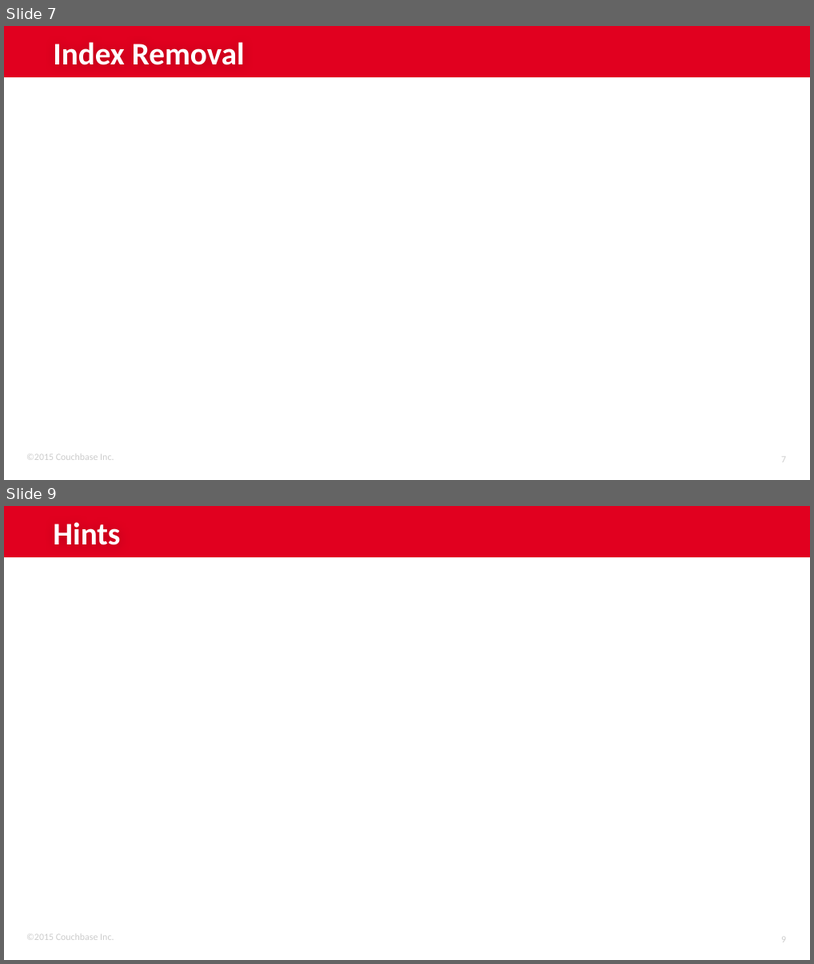
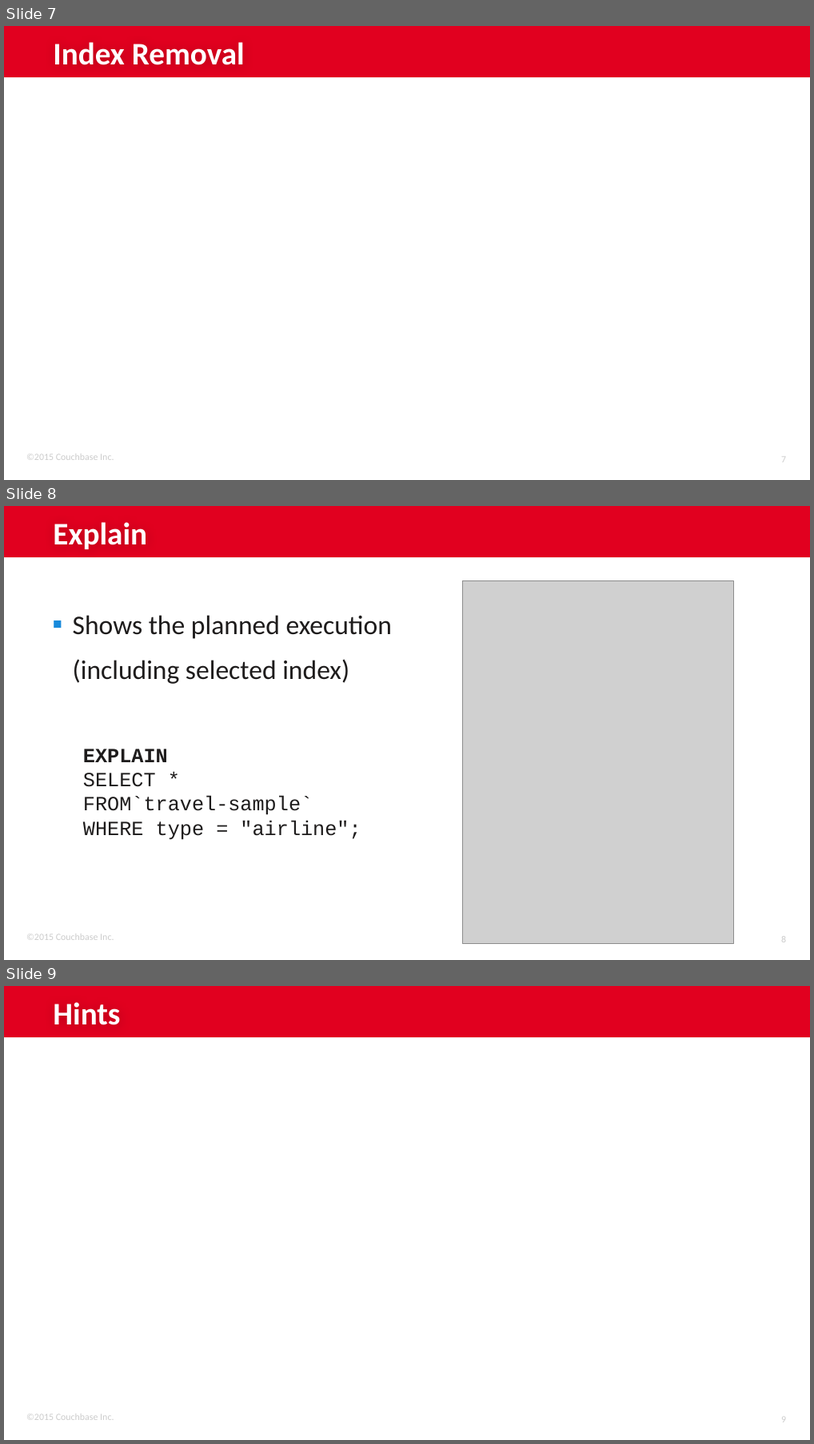
Before and after one commit to subalakr/workshop, a slide deck: server/presentations/07_N1QL Details.pptx. Shown one above the other, each under a label of ours: slides 7 and 9 before the commit, slides 7, 8 and 9 after it; the slides between them are not shown. The pictures are 814x964 and 814x1444 pixels, drawn with LibreOffice and Linux fonts; fonts in the diff are those of the drawing; grey boxes stand for pictures; background and template pictures are left out. Boxes give left, top, right and bottom in pixels: in the first picture for what was removed or moved away, otherwise in the second. Text is boxed around its words. In the diff, an @@ line names an element or a change of style, - is before the commit and + after.

```diff
--- a/server/presentations/07_N1QL Details.pptx
+++ b/server/presentations/07_N1QL Details.pptx
@@ slide 8 added at bbox=[4, 506, 810, 960], background #FFFFFF; not listed: 3 template elements that a slide beside it also shows @@
@@ title added at bbox=[53, 522, 147, 549], 28 pt, text #FFFFFF, bold @@
+Explain
@@ picture added at bbox=[463, 581, 734, 943] @@
@@ text added at bbox=[73, 615, 392, 684], 24 pt, text #1E1C1C @@
+▪ Shows the planned execution
+  (including selected index)
@@ text added at bbox=[83, 748, 361, 840], 18 pt, text #1E1C1C @@
+EXPLAIN
+SELECT *
+FROM`travel-sample`
+WHERE type = "airline";
```
Also in this commit, not shown: 2 slides changed, 1 slide removed.
